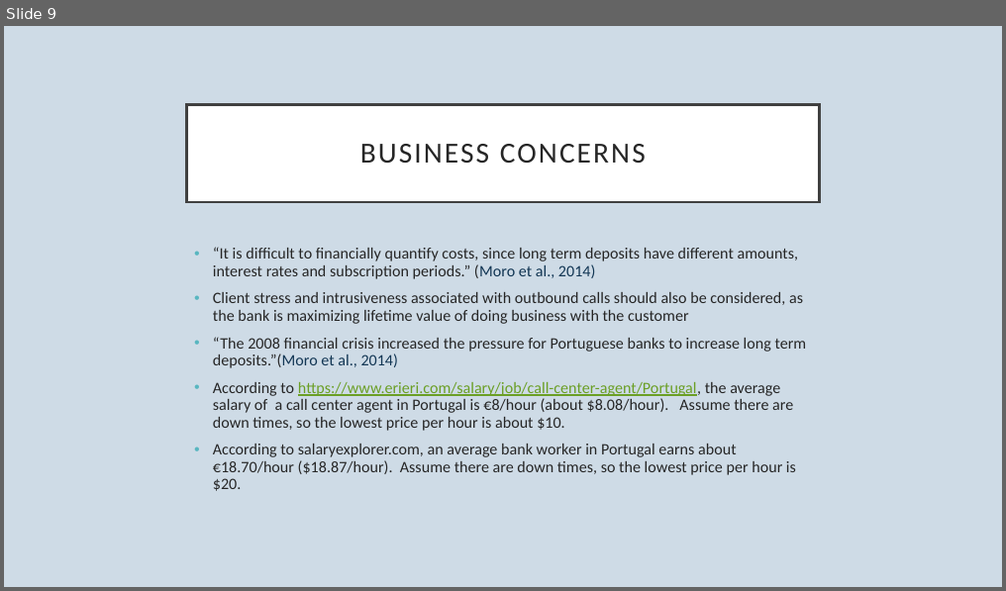
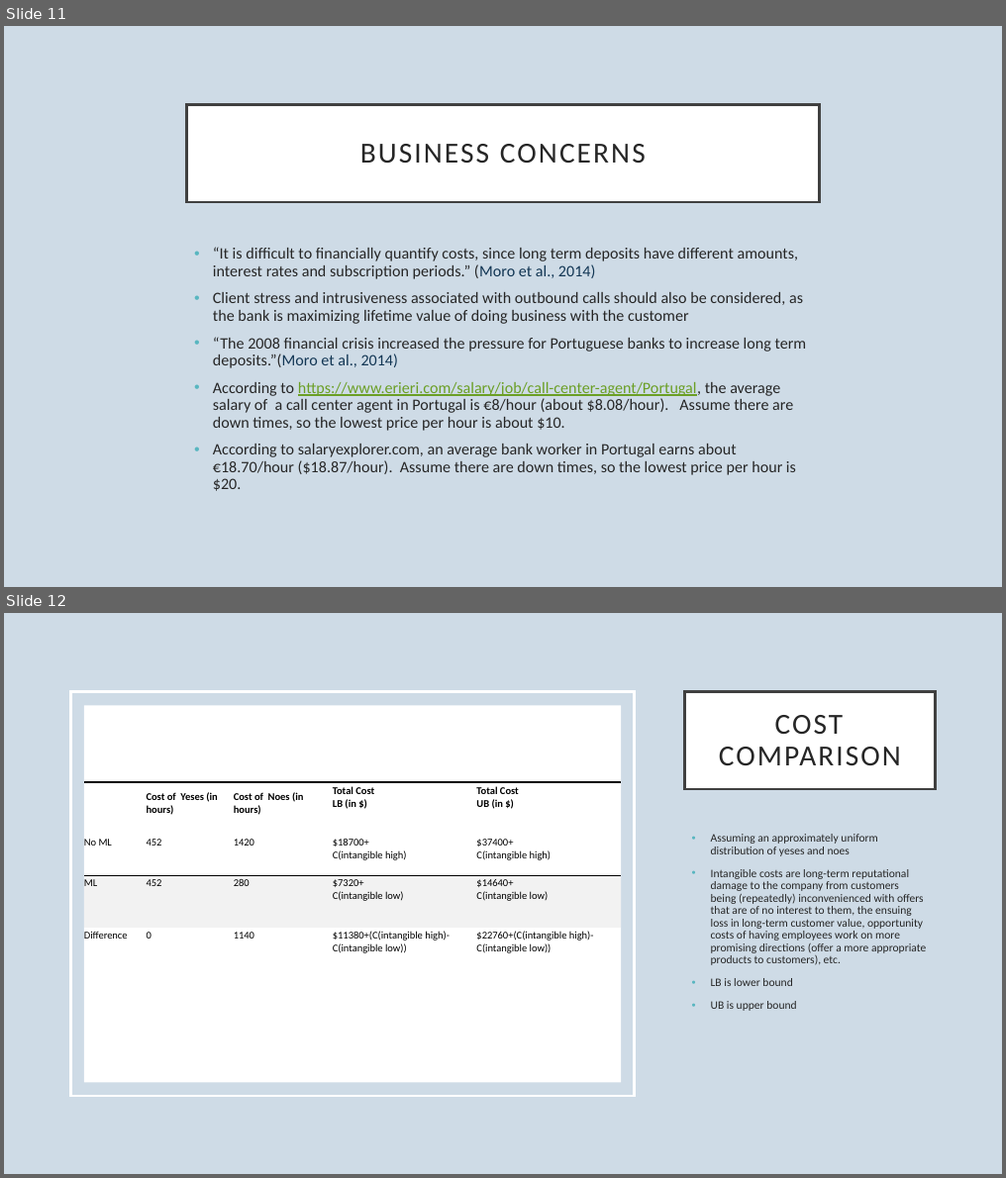
Before and after one commit to dapopov-st/bank-marketing-predicting-term-deposit-subscription, a slide deck: BankMarketing.pptx. Shown one above the other, each under a label of ours: slide 9 before the commit, slides 11 and 12 after it. The pictures are 1006x591 and 1006x1178 pixels, drawn with LibreOffice and Linux fonts; fonts in the diff are those of the drawing. Boxes give left, top, right and bottom in pixels: in the first picture for what was removed or moved away, otherwise in the second. Text is boxed around its words. In the diff, an @@ line names an element or a change of style, - is before the commit and + after.

```diff
--- a/BankMarketing.pptx
+++ b/BankMarketing.pptx
@@ slide 12 added at (4,613,1002,1174), background #CEDBE6 @@
@@ rectangle added at (70,691,635,1096), outline #FFFFFF 2.5 pt @@
@@ title added at (684,691,936,789), fill #FFFFFF, outline #404040 2.5 pt, 28 pt, text #262626 @@
+COST COMPARISON
@@ rectangle added at (84,705,621,1082), fill #FFFFFF @@
@@ table added at (84,782,622,1006), 4 rows, 5 columns @@
+ | Cost of Yeses (in hours) | Cost of Noes (in hours) | Total Cost / LB (in $) | Total Cost / UB (in $)
+No ML | 452 | 1420 | $18700+ / C(intangible high) | $37400+ / C(intangible high)
+ML | 452 | 280 | $7320+ / C(intangible low) | $14640+ / C(intangible low)
+Difference | 0 | 1140 | $11380+(C(intangible high)-C(intangible low)) | $22760+(C(intangible high)-C(intangible low))
@@ text added at (711,834,926,1011), 11 pt, text #262626 @@
+• Assuming an approximately uniform distribution of yeses and noes
+• Intangible costs are long-term reputational damage to the company from customers being (repeatedly) inconvenienced with offers that are of no interest to them, the ensuing loss in long-term customer value, opportunity costs of having employees work on more promising directions (offer a more appropriate products to customers), etc.
+• LB is lower bound
+• UB is upper bound
@@ what was slide 9 is now slide 11 @@
```
Also in this commit, not shown: 8 slides changed, 6 other slides added, 4 slides removed.
